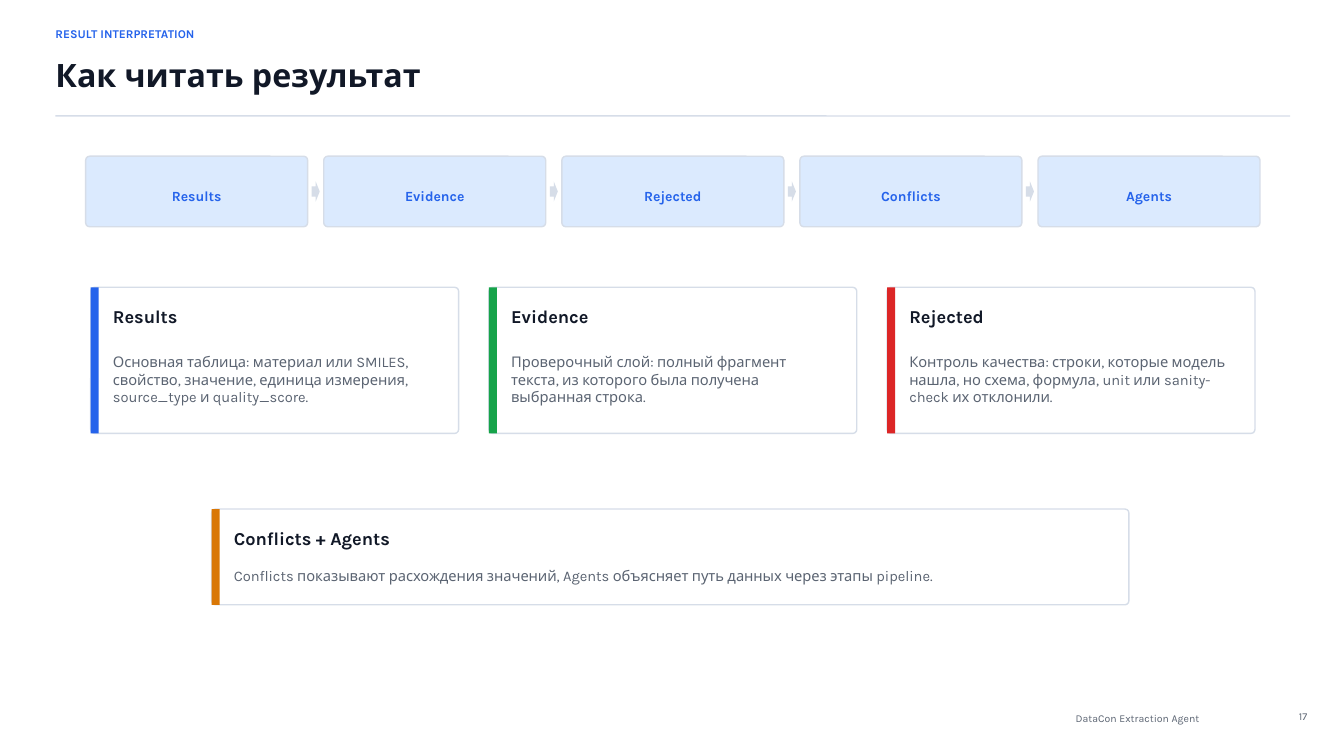
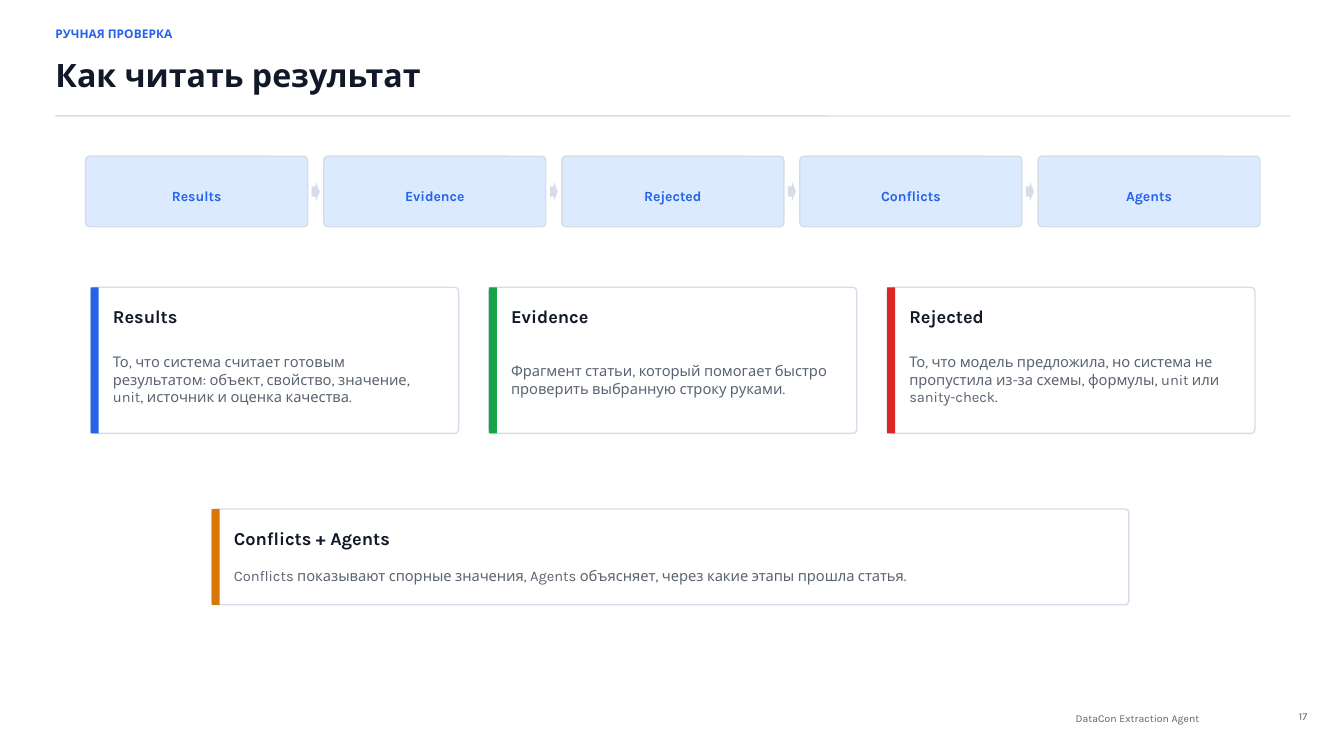
Before and after one commit to Aillight/DATACON-Million-miles-of-SMILES, a slide deck: slide 17 of presentation/DataCon_Extraction_Agent_Presentation.pptx. Drawn at 1344x756 pixels with LibreOffice and Linux fonts; fonts in the diff are those of the drawing. Boxes give left, top, right and bottom in pixels: in the first picture for what was removed or moved away, otherwise in the second. Text is boxed around its words. In the diff, an @@ line names an element or a change of style, - is before the commit and + after.

```diff
--- a/presentation/DataCon_Extraction_Agent_Presentation.pptx
+++ b/presentation/DataCon_Extraction_Agent_Presentation.pptx
@@ text at bbox=[55, 29, 173, 38]: text changed @@
-RESULT INTERPRETATION
+РУЧНАЯ ПРОВЕРКА
@@ text at bbox=[113, 356, 407, 405]: text changed @@
-Основная таблица: материал или SMILES, свойство, значение, единица измерения, source_type и quality_score.
+То, что система считает готовым результатом: объект, свойство, значение, unit, источник и оценка качества.
@@ text at bbox=[909, 356, 1219, 406]: text changed @@
-Контроль качества: строки, которые модель нашла, но схема, формула, unit или sanity-check их отклонили.
+То, что модель предложила, но система не пропустила из-за схемы, формулы, unit или sanity-check.
@@ text at bbox=[511, 365, 827, 398]: text changed @@
-Проверочный слой: полный фрагмент текста, из которого была получена выбранная строка.
+Фрагмент статьи, который помогает быстро проверить выбранную строку руками.
@@ text at bbox=[234, 570, 904, 585]: text changed @@
-Conflicts показывают расхождения значений, Agents объясняет путь данных через этапы pipeline.
+Conflicts показывают спорные значения, Agents объясняет, через какие этапы прошла статья.
```
Also in this commit, not shown: 19 other slides changed, 1 other file.
